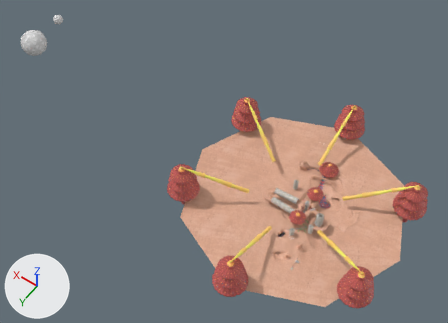
One commit to the Blender file media/trunk/tracks/xr691-new/xr591.blend: the scene before it, then after it.
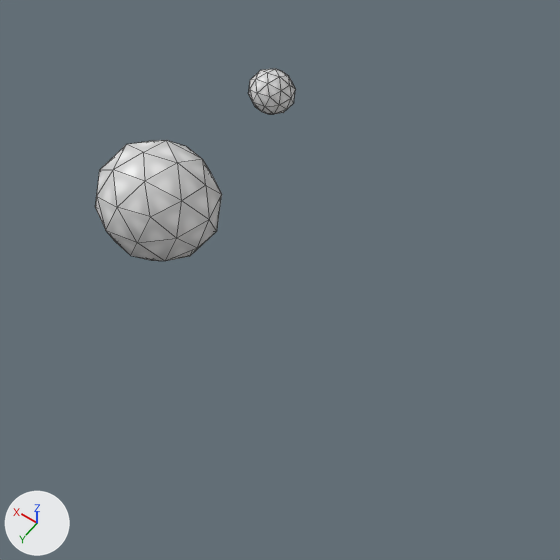
Each version appears first whole from a 50 mm camera at (-365.0, 813.0, 1277.0) aimed at (217.0, -2.0, -3.0), and next in a close-up on the part from 0% to 27% of the width and 0% to 37% of the height. The axes (+X, +Y, +Z) are drawn at lower left. The lights are the same throughout. The last two pictures show the newer version. The close-ups show mesh edges as thin lines.
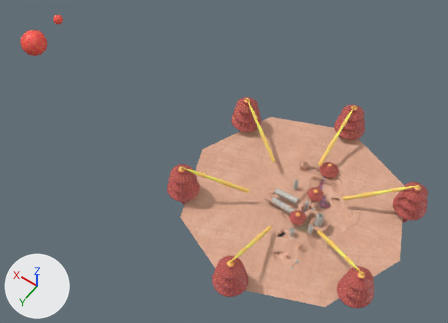
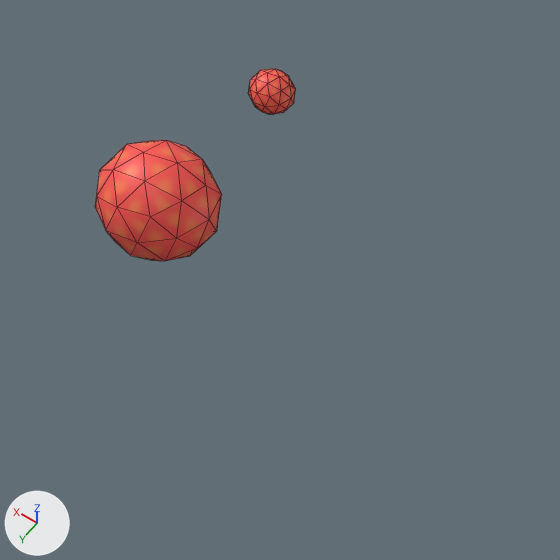
What differs and where, as boxes (x1, y1, x2, y2) in the close-ups (560 x 560 px):
'Icosphere', recoloured (grey to red)
    both: (95, 69, 296, 261)

Edits to the bpy script that builds the scene:
```text
Add img_gfxglow_red_a_png:
    img_gfxglow_red_a_png = load_image('gfxGlow_red_a.png', '../../textures/gfx/gfxGlow_red_a.png', 128, 128, 'sRGB')
Add mat_gfxglow_red_a_png:
    mat_gfxglow_red_a_png = principled_material('gfxGlow_red_a.png')
    mat_gfxglow_red_a_png.texture = img_gfxglow_red_a_png
Change me_icosphere:
    where me_icosphere.from_pydata(...)  # 126 vertices, 240 faces; spans x -152.0..14.0, y -38.0..38.0, z -38.0..38.0
    remove me_icosphere.materials.append(mat_gfxglow_white_a_png)  # picture img_gfxglow_white_a_png
    add me_icosphere.materials.append(mat_gfxglow_red_a_png)  # picture img_gfxglow_red_a_png
```
